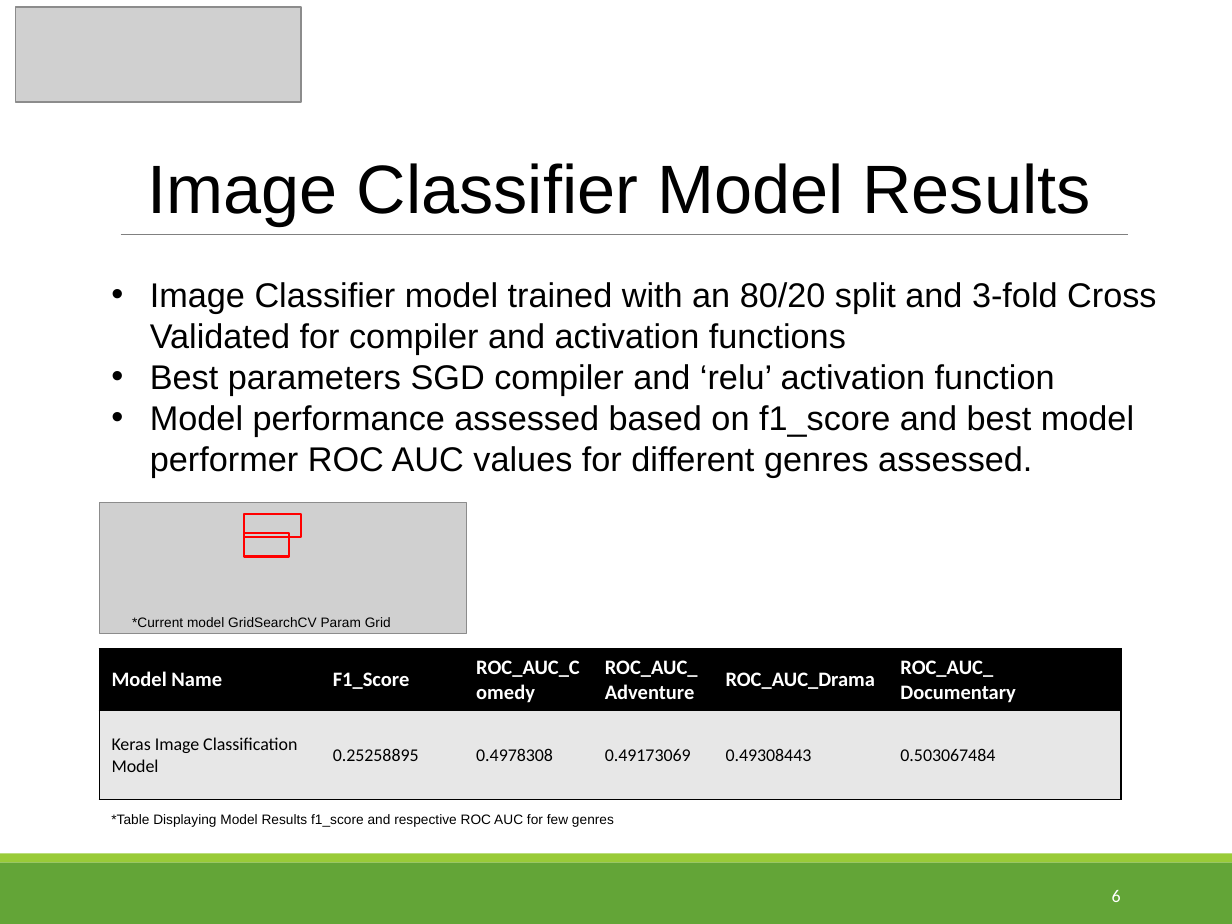
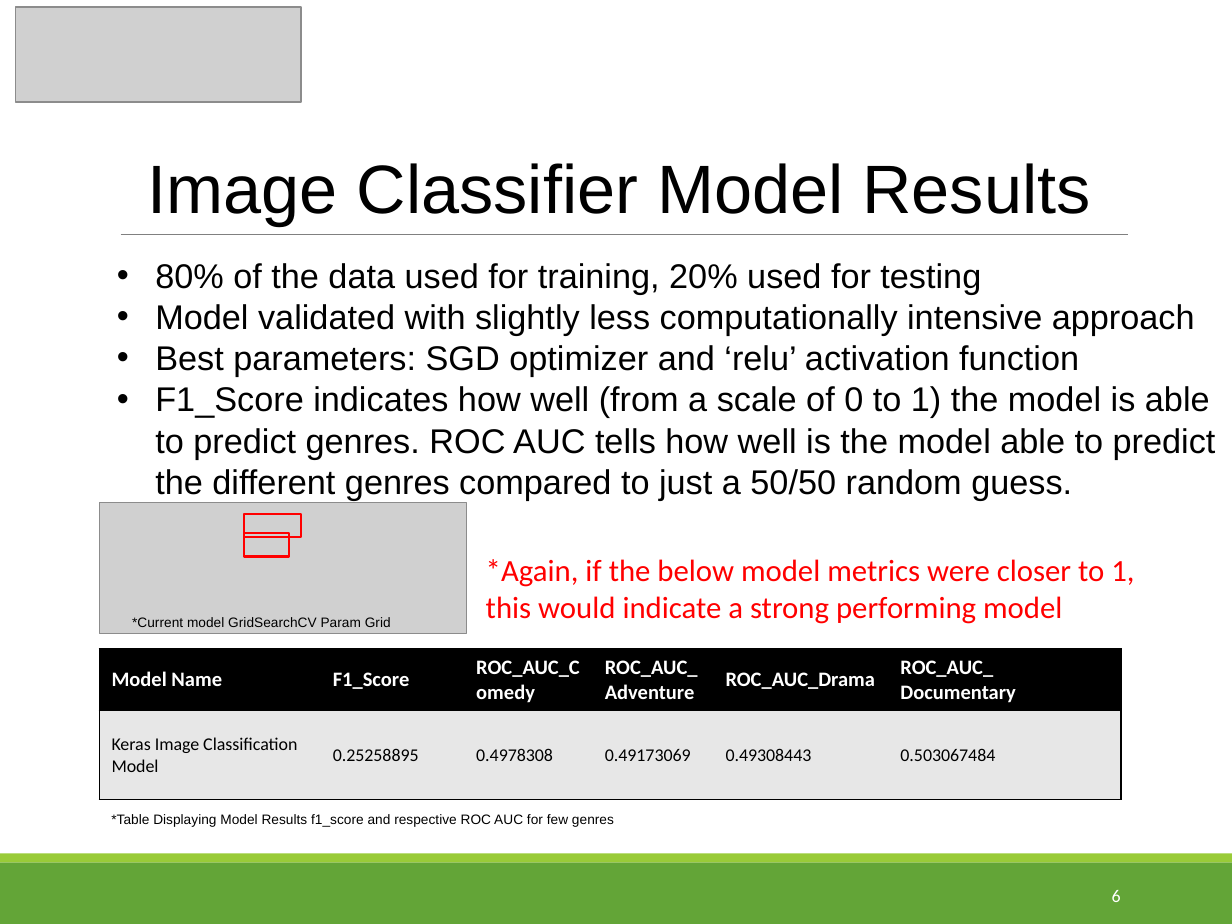
Before and after one commit to tpoozhikala/IMDB_Classification, a slide deck: slide 6 of 6_Documentation/IMDb_Classification_Presentation.pptx. Drawn at 1232x924 pixels with LibreOffice and Linux fonts; fonts in the diff are those of the drawing; grey boxes stand for pictures. Boxes give left, top, right and bottom in pixels: in the first picture for what was removed or moved away, otherwise in the second. Text is boxed around its words. In the diff, an @@ line names an element or a change of style, - is before the commit and + after.

```diff
--- a/6_Documentation/IMDb_Classification_Presentation.pptx
+++ b/6_Documentation/IMDb_Classification_Presentation.pptx
@@ text at [155, 263, 1216, 500]: text changed @@
-• Image Classifier model trained with an 80/20 split and 3-fold Cross Validated for compiler and activation functions
-• Best parameters SGD compiler and ‘relu’ activation function
-• Model performance assessed based on f1_score and best model performer ROC AUC values for different genres assessed.
+• 80% of the data used for training, 20% used for testing
+• Model validated with slightly less computationally intensive approach
+• Best parameters: SGD optimizer and ‘relu’ activation function
+• F1_Score indicates how well (from a scale of 0 to 1) the model is able to predict genres. ROC AUC tells how well is the model able to predict the different genres compared to just a 50/50 random guess.
@@ text added at [486, 559, 1134, 624], 18 pt, text #FF0000 @@
+*Again, if the below model metrics were closer to 1, this would indicate a strong performing model
```
Also in this commit, not shown: 6 other slides changed, 2 other files.
